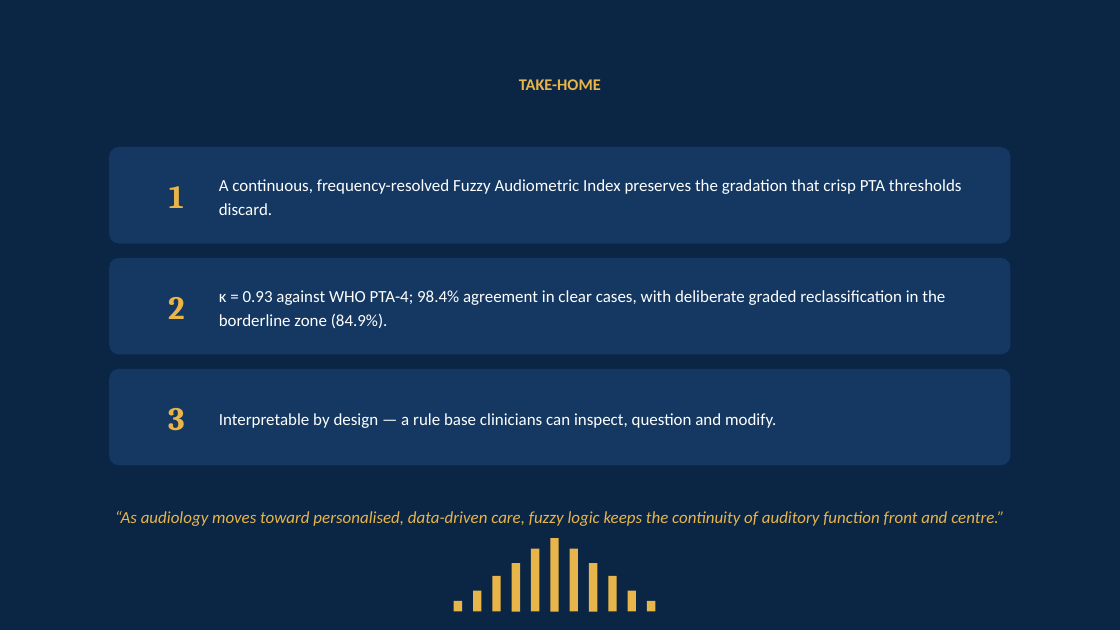
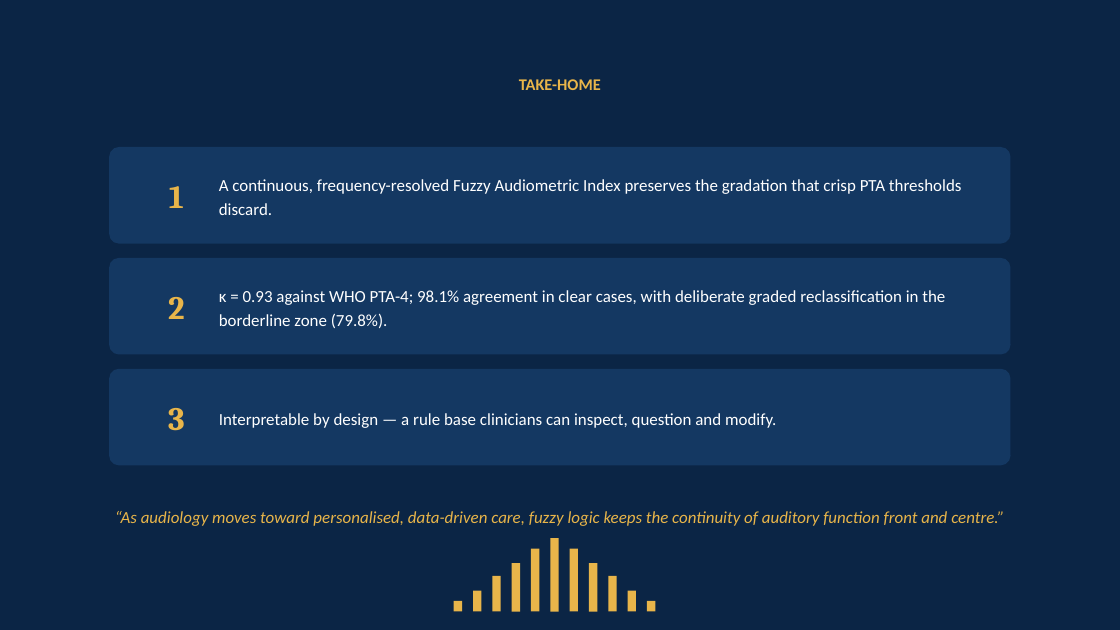
Before and after one commit to ameye/fuzzy-audiogram, a slide deck: slide 14 of arabcic2026/arabcic2026_fuzzy_audiogram.pptx. Drawn at 1120x630 pixels with LibreOffice and Linux fonts; fonts in the diff are those of the drawing. Boxes give left, top, right and bottom in pixels: in the first picture for what was removed or moved away, otherwise in the second. Text is boxed around its words. In the diff, an @@ line names an element or a change of style, - is before the commit and + after.

Commit message:
Apply PROBAST+AI and JAMA compliance fixes (participant-level split, AI disclosure, reference cleanup)
- Participant-level 80/20 split (no bilateral leakage; PROBAST+AI 4.5):
  kappa 0.931, overall 94.7%, clear 98.1%, borderline 79.8%, MAE 5.01,
  rho 0.807, bias +1.2 LoA -10.9..13.2 (test n=3,912 from 1,966 participants)
- All manuscripts, report, tables, deck, cover letter, figures updated to
  participant-level numbers; MF table updated (mild 35.7, mod-sev 67.1,
  severe 83.6, profound 106.7)
- JAMA/ICMJE AI-use disclosure added to Acknowledgements + Methods
  (Role of artificial intelligence) + cover letter; survives blinding via Methods
- Removed 3 fabricated references (chen2017, zadoush2020, miller2004) and
  4 unverified unused refs (adeyemo2006, bright2023, swanepoel2021, keidser2011
  re-checked OK); added Stuart 1991 (PMID 1877901) as real test-retest citation
- Net-benefit statement added to Methods (4.7); EDA section updated to
  combined-cohort numbers (88.1% normal, 18.2% borderline, r=0.80)

```diff
--- a/arabcic2026/arabcic2026_fuzzy_audiogram.pptx
+++ b/arabcic2026/arabcic2026_fuzzy_audiogram.pptx
@@ text at <box>219,290,945,328</box>: text changed @@
-κ = 0.93 against WHO PTA-4; 98.4% agreement in clear cases, with deliberate graded reclassification in the borderline zone (84.9%).
+κ = 0.93 against WHO PTA-4; 98.1% agreement in clear cases, with deliberate graded reclassification in the borderline zone (79.8%).
```
Also in this commit, not shown: 4 other slides changed, 33 other files.
